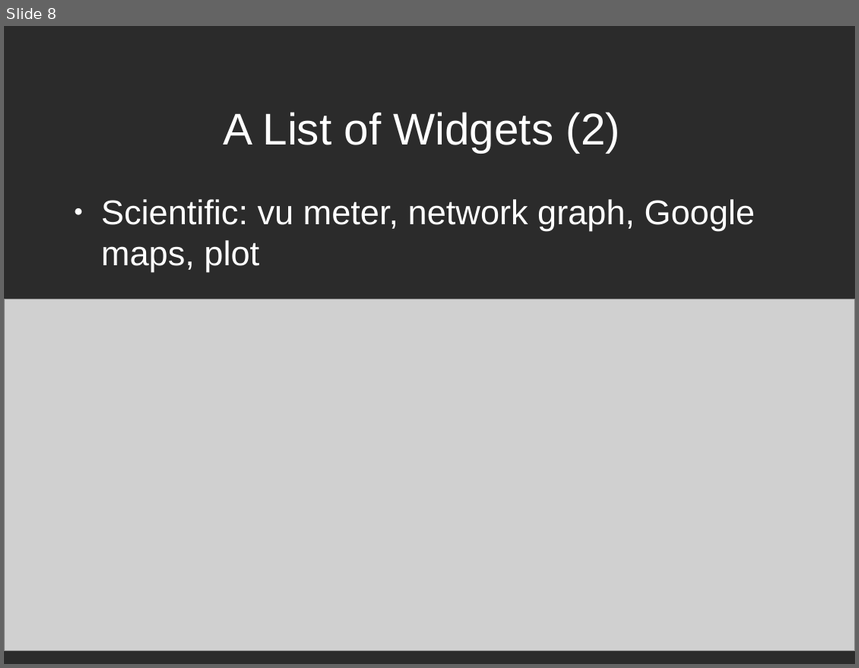
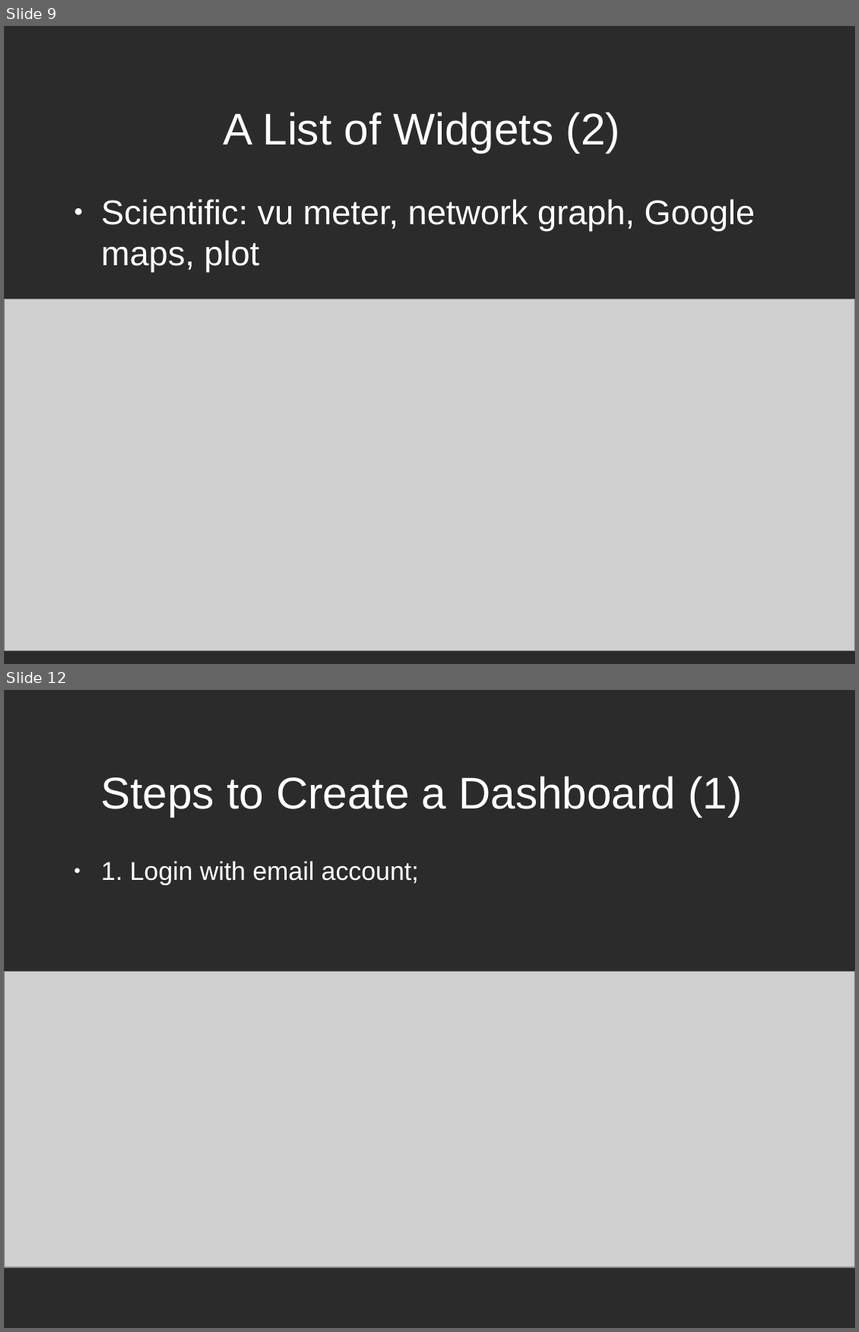
Before and after one commit to AutonomyLab/rosdash, a slide deck: doc/rosdash.odp. Shown one above the other, each under a label of ours: slide 8 before the commit, slides 9 and 12 after it; the slides between them are not shown. The pictures are 859x668 and 859x1332 pixels, drawn with LibreOffice and Linux fonts; fonts in the diff are those of the drawing; grey boxes stand for pictures; background and template pictures are left out; a plain dark background stands for a picture behind light text. Boxes give left, top, right and bottom in pixels: in the first picture for what was removed or moved away, otherwise in the second. Text is boxed around its words. In the diff, an @@ line names an element or a change of style, - is before the commit and + after.

```diff
--- a/doc/rosdash.odp
+++ b/doc/rosdash.odp
@@ slide 12 added at bbox=[4, 690, 855, 1328], background picture (left out) @@
@@ title added at bbox=[101, 776, 742, 816], 41.4 pt, text #FFFFFF @@
+Steps to Create a Dashboard (1)
@@ text added at bbox=[101, 861, 419, 885], 24 pt, text #FFFFFF @@
+● 1. Login with email account;
@@ picture added at bbox=[4, 972, 855, 1268] @@
@@ what was slide 8 is now slide 9 @@
```
Also in this commit, not shown: 5 slides changed, 10 other slides added, 2 slides removed, 10 other files.
